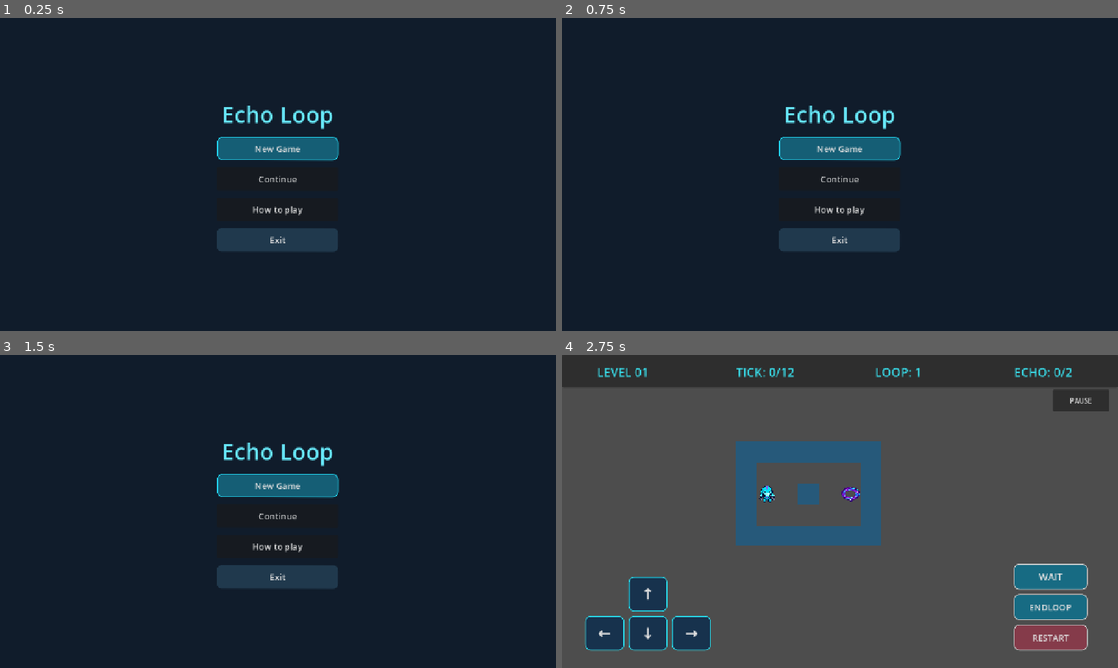
Above: before the commit, frames 1-4 (two rows, left to right).
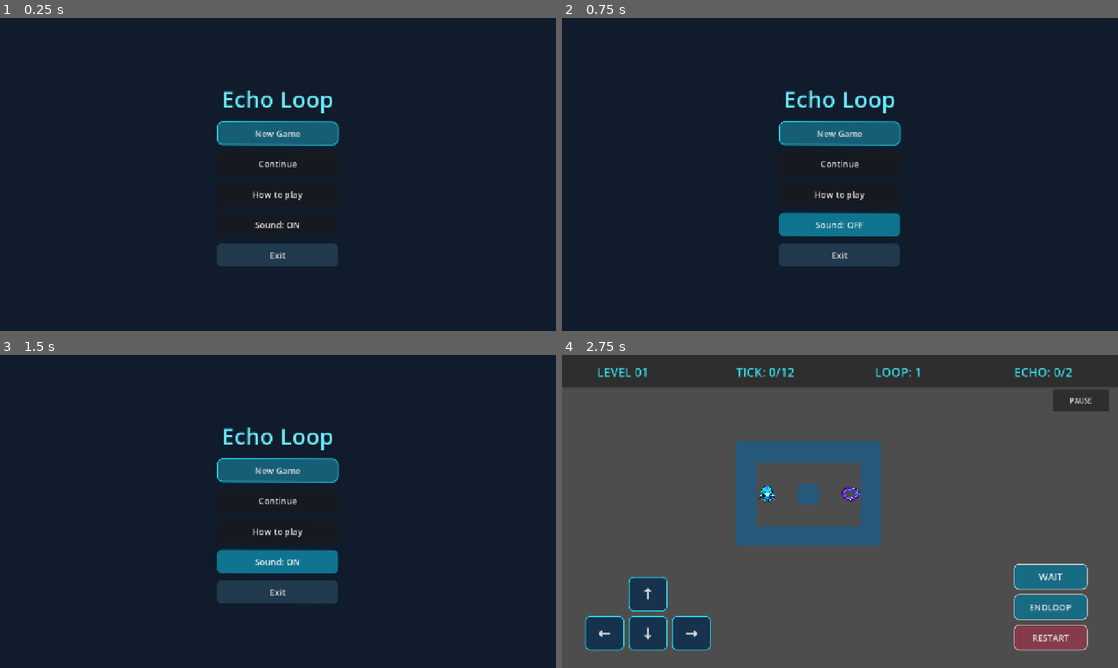
Above: after the commit, the same moments.

Repository: nguyendl8957/echo-loop
Game: Godot game, scene res://scenes/menus/main_menu.tscn
Two runs of this game, one before a commit and one after it. Both use one fixed random seed, a clock stepped at 60 frames per second and the inputs below.
Inputs (mouse positions are in pixels of both pictures, inside the frame that each line leads up to):
- Up to frame 1 (0.25 s): no input
- Up to frame 2 (0.75 s): click (840, 224) at 0.5 s, where only the run after the commit has a clickable "Sound: ON"
- Up to frame 3 (1.5 s): click (278, 561) at 1.25 s, where only the run after the commit has a clickable "Sound: OFF"
- Up to frame 4 (2.75 s): click "New Game" at 2 s

The runs differ from the first frame. In frame 1, 5.6% of the frame differs, in the area x 39-61%, y 23-80%; in frame 2, 6.5%; in frame 3, 6.5%; in frame 4, nothing differs.

Commit message:
feat(s05): add sound settings and Android Back navigation

Diff:
--- a/project.godot
+++ b/project.godot
@@ -12,6 +12,7 @@
 
 config/name="EchoLoop"
 run/main_scene="uid://cpx8e7eys1snm"
+config/quit_on_go_back=false
 config/features=PackedStringArray("4.7", "GL Compatibility")
 boot_splash/bg_color=Color(0.003921569, 0.039215688, 0.16470589, 1)
 boot_splash/stretch_mode=2
--- a/scenes/menus/main_menu.tscn
+++ b/scenes/menus/main_menu.tscn
@@ -107,6 +107,15 @@
 theme_override_styles/disabled = SubResource("StyleBoxFlat_ng0o5")
 text = "How to play"
 
+[node name="SoundButton" type="Button" parent="CenterContainer/MenuContent" unique_id=1525874382]
+custom_minimum_size = Vector2(0, 54)
+layout_mode = 2
+theme_override_font_sizes/font_size = 20
+theme_override_styles/pressed = SubResource("StyleBoxFlat_6bivr")
+theme_override_styles/hover = SubResource("StyleBoxFlat_2o76q")
+theme_override_styles/disabled = SubResource("StyleBoxFlat_ng0o5")
+text = "Sound: ON"
+
 [node name="ExitButton" type="Button" parent="CenterContainer/MenuContent" unique_id=704881190]
 custom_minimum_size = Vector2(0, 54)
 layout_mode = 2
--- a/scripts/core/gameplay.gd
+++ b/scripts/core/gameplay.gd
@@ -820,21 +820,35 @@
 
 
 # ============================================================
-# KEYBOARD: ESC TOGGLE PAUSE
-# ============================================================
-
-func _unhandled_key_input(
-	event: InputEvent
-) -> void:
+# ANDROID BACK / PC ESCAPE
+# ============================================================
+
+func _notification(what: int) -> void:
+	if what == NOTIFICATION_WM_GO_BACK_REQUEST:
+		_handle_back()
+
+
+func _input(event: InputEvent) -> void:
+	if OS.has_feature("android"):
+		return
+
 	if event is InputEventKey:
 		if event.pressed and not event.echo:
 			if event.keycode == KEY_ESCAPE:
-				if result_ui.visible:
-					return
-
-				if is_paused:
-					_close_pause()
-				else:
-					_open_pause()
-
+				_handle_back()
 				get_viewport().set_input_as_handled()
+
+
+func _handle_back() -> void:
+	# Khi thang, tro ve Level Select.
+	if result_ui.visible:
+		_on_result_level_select_requested()
+		return
+
+	# Khi Pause, quay lai Gameplay.
+	if is_paused:
+		_close_pause()
+		return
+
+	# Khi dang choi, mo Pause Menu.
+	_open_pause()
--- a/scripts/core/main_menu.gd
+++ b/scripts/core/main_menu.gd
@@ -14,6 +14,10 @@
 
 @onready var tutorial_button: Button = (
 	$CenterContainer/MenuContent/TutorialButton
+)
+
+@onready var sound_button: Button = (
+	$CenterContainer/MenuContent/SoundButton
 )
 
 @onready var exit_button: Button = (
@@ -36,12 +40,40 @@
 		_on_tutorial_pressed
 	)
 
+	sound_button.pressed.connect(
+		_on_sound_pressed
+	)
+
 	exit_button.pressed.connect(
 		_on_exit_pressed
 	)
 
 	continue_button.disabled = false
 	tutorial_button.disabled = false
+
+	_update_sound_button()
+
+
+func _update_sound_button() -> void:
+	if GameManager.is_sound_enabled():
+		sound_button.text = "Sound: ON"
+	else:
+		sound_button.text = "Sound: OFF"
+
+
+func _on_sound_pressed() -> void:
+	var new_state: bool = (
+		not GameManager.is_sound_enabled()
+	)
+
+	var saved: bool = GameManager.set_sound_enabled(
+		new_state
+	)
+
+	if not saved:
+		push_warning("Cannot save sound preference.")
+
+	_update_sound_button()
 
 
 func _on_new_game_pressed() -> void:
@@ -81,3 +113,27 @@
 
 func _on_exit_pressed() -> void:
 	get_tree().quit()
+
+
+# Android Back / PC Escape
+func _notification(what: int) -> void:
+	if what == NOTIFICATION_WM_GO_BACK_REQUEST:
+		_handle_back()
+
+
+func _input(event: InputEvent) -> void:
+	if OS.has_feature("android"):
+		return
+
+	if event is InputEventKey:
+		if event.pressed and not event.echo:
+			if event.keycode == KEY_ESCAPE:
+				_handle_back()
+				get_viewport().set_input_as_handled()
+
+
+func _handle_back() -> void:
+	if is_instance_valid(tutorial_instance):
+		_on_tutorial_back_requested()
+	else:
+		get_tree().quit()
--- a/scripts/ui/level_select.gd
+++ b/scripts/ui/level_select.gd
@@ -34,3 +34,23 @@
 
 	for i in range(buttons.size()):
 		buttons[i].disabled = i >= unlocked_count
+
+# Android Back / PC Escape
+func _notification(what: int) -> void:
+	if what == NOTIFICATION_WM_GO_BACK_REQUEST:
+		_handle_back()
+
+
+func _input(event: InputEvent) -> void:
+	if OS.has_feature("android"):
+		return
+
+	if event is InputEventKey:
+		if event.pressed and not event.echo:
+			if event.keycode == KEY_ESCAPE:
+				_handle_back()
+				get_viewport().set_input_as_handled()
+
+
+func _handle_back() -> void:
+	GameManager.back_to_menu()
